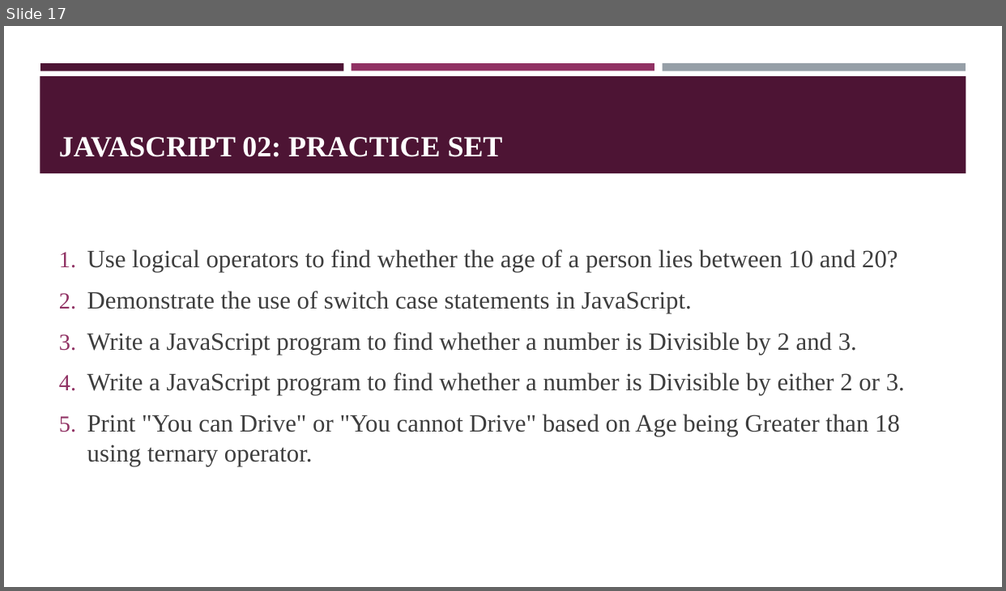
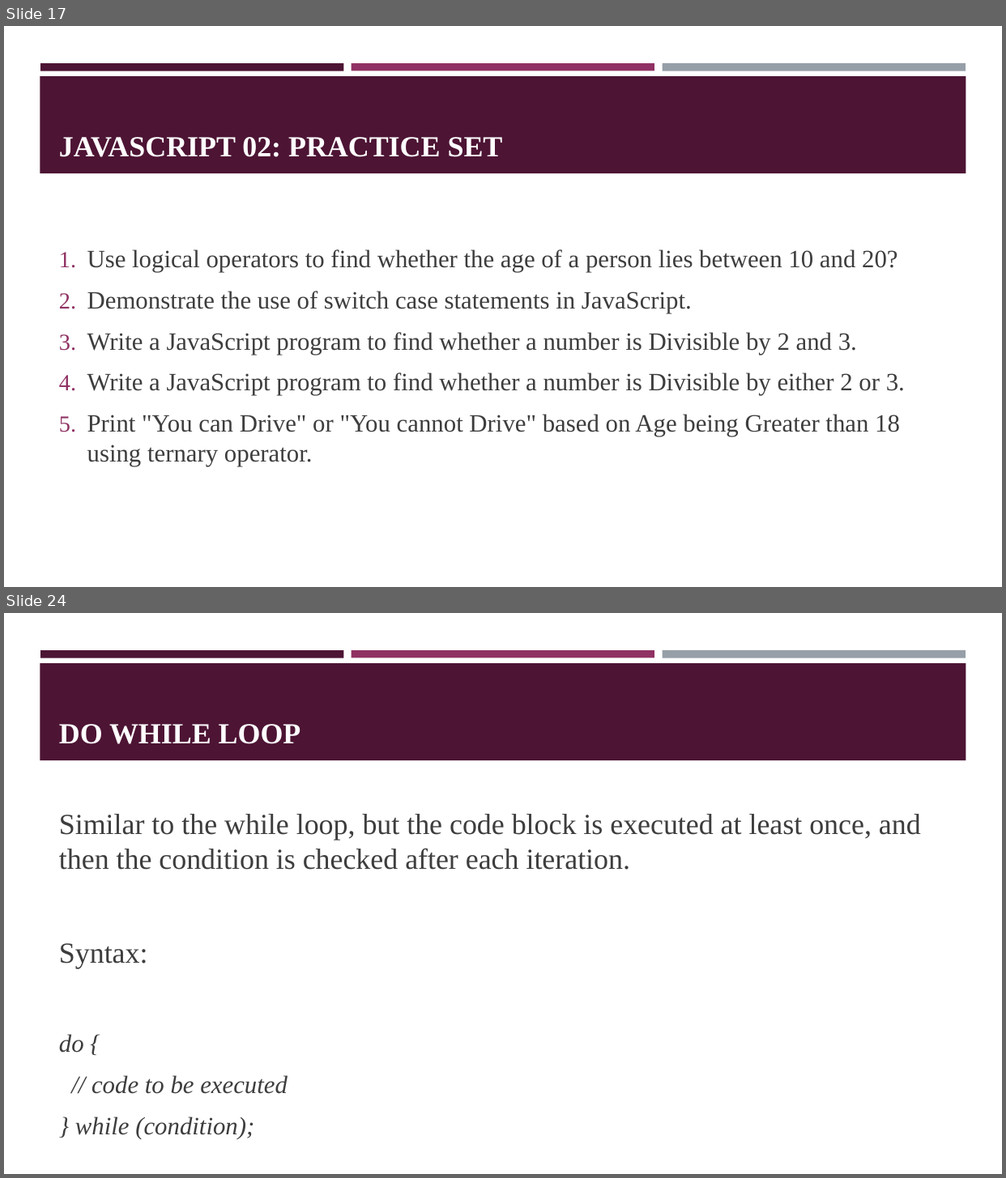
Before and after one commit to gl1tch0x1/ISMT-Full-Stack-Codebase, a slide deck: resources-and-books/Chapter02-Javascript.pptx. Shown one above the other, each under a label of ours: slide 17 before the commit, slides 17 and 24 after it; the slides between them are not shown. The pictures are 1006x591 and 1006x1178 pixels, drawn with LibreOffice and Linux fonts; fonts in the diff are those of the drawing. Boxes give left, top, right and bottom in pixels: in the first picture for what was removed or moved away, otherwise in the second. Text is boxed around its words. In the diff, an @@ line names an element or a change of style, - is before the commit and + after.

```diff
--- a/resources-and-books/Chapter02-Javascript.pptx
+++ b/resources-and-books/Chapter02-Javascript.pptx
@@ slide 24 added at <box>4,613,1002,1174</box>, background #FFFFFF; not listed: 4 template elements that a slide beside it also shows @@
@@ title added at <box>59,724,301,744</box>, 28 pt, text #FFFFFF, bold @@
+DO WHILE LOOP
@@ text added at <box>59,814,921,1139</box>, 28 pt, text #3D3D3D @@
+Similar to the while loop, but the code block is executed at least once, and then the condition is checked after each iteration.
+Syntax:
+do {
+// code to be executed
+} while (condition);
```
Also in this commit, not shown: 12 other slides added, 2 other files.
